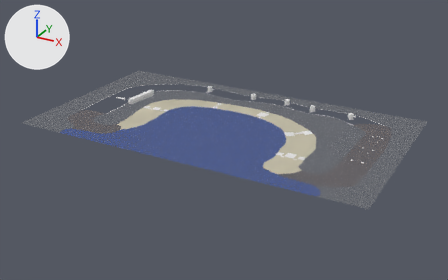
Renders of the FBX model models/track_resort.fbx from each side of a commit.
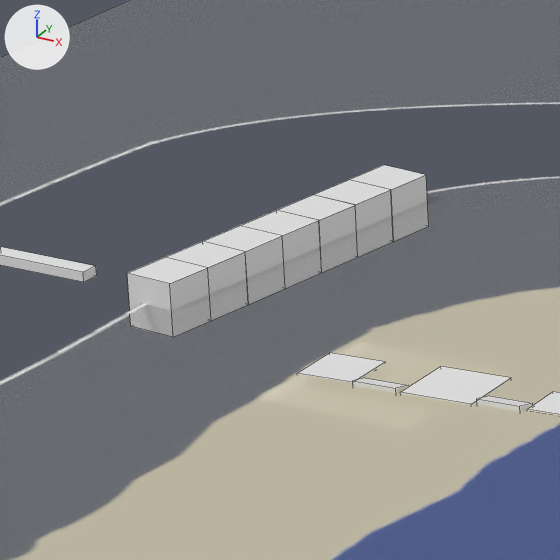
Old and new are each drawn whole from a 50 mm lens placed at (109.5, -168.2, 87.4), pointed at (6.7, 18.6, -6.0) and again close up on the part from 26% to 37% of the width and 27% to 44% of the height. Lighting does not change. The marker at upper left points along +X, +Y and +Z. The close-ups show mesh edges as thin lines. Objects named as collision shapes, trigger or cutter boxes, shadow casters or lower levels of detail are left out. Where no turn or scale is listed for an object, it has been applied to the vertices. Vertices at the same position are counted once.

The first close-up shows 'magnetpad.004', 'magnetpad.008', 'solid_rail_smooth', 'startline', 'track'.
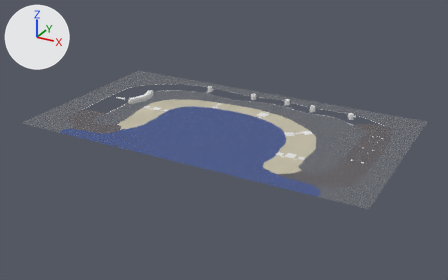
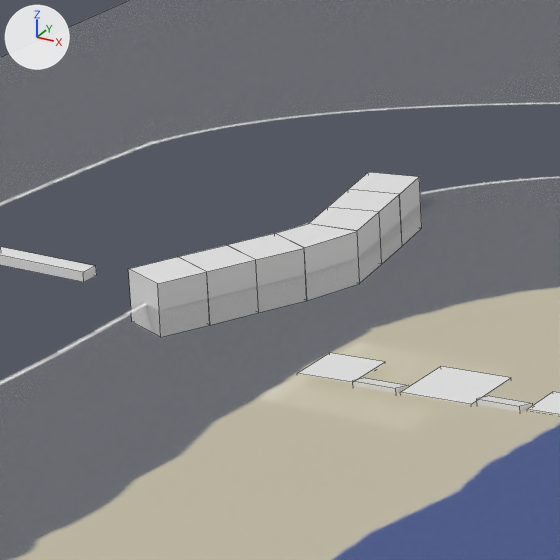
Pixel boxes [x1, y1, x2, y2] of what changed, in the close-ups (560 x 560 px; the box of a moved part takes in the faces that stretch with it):
'solid_rail_smooth', reshaped
    before: [127, 165, 429, 337]
    after: [128, 172, 422, 337]
part 1 of me_rail_001, moved or reshaped
    before: [127, 257, 211, 337]
    after: [128, 257, 210, 337]
part 2 of me_rail_001, moved or reshaped
    before: [166, 241, 248, 321]
    after: [179, 245, 259, 325]
part 3 of me_rail_001, moved or reshaped
    before: [204, 226, 285, 305]
    after: [227, 233, 307, 313]
part 4 of me_rail_001, moved or reshaped
    before: [314, 180, 393, 257]
    after: [328, 189, 402, 264]
part 5 of me_rail_001, moved or reshaped
    before: [349, 165, 429, 242]
    after: [349, 172, 422, 246]
part 6 of me_rail_001, moved or reshaped
    before: [240, 195, 358, 288]
    after: [275, 207, 382, 301]

Edits to the bpy script that builds the scene:
```text
Change me_rail_001:
    used by ob_solid_rail_smooth; location = (0.0, 0.0, 0.0)
    remove me_rail_001.from_pydata(...)  # 84 vertices, 42 faces; spans x -39.96..-36.75, y 22.18..36.35, z -1.0..1.0
    add me_rail_001.from_pydata(...)  # 84 vertices, 42 faces; spans x -40.18..-35.4, y 21.95..35.88, z -1.0..1.0
    me_rail_001 part 1: the loose piece of 8 vertices spanning x -39.96..-37.79, y 22.18..24.34, z -1.0..1.0 is turned -17.8 degrees about the z axis through its middle
    me_rail_001 part 2: the loose piece of 8 vertices spanning x -39.78..-37.62, y 24.18..26.34, z -1.0..1.0 is turned -17.8 degrees about the z axis through its middle, then moved by (0.6, -0.15, 0.0)
    me_rail_001 part 3: the loose piece of 8 vertices spanning x -39.61..-37.44, y 26.18..28.34, z -1.0..1.0 is turned -17.8 degrees about the z axis through its middle, then moved by (1.2, -0.3, 0.0)
    me_rail_001 part 4: the loose piece of 8 vertices spanning x -39.09..-36.92, y 32.18..34.35, z -1.0..1.0 is turned 18.5 degrees about the z axis through its middle, then moved by (0.9, -0.55, 0.0)
    me_rail_001 part 5: the loose piece of 8 vertices spanning x -38.91..-36.75, y 34.18..36.35, z -1.0..1.0 is turned 18.5 degrees about the z axis through its middle, then moved by (0.25, -0.59, 0.0)
    me_rail_001 part 6: 44 of 84 vertices moved; they spanned x -39.96..-36.75, y 22.19..36.35, z -1.0..1.0 and now span x -40.18..-35.4, y 21.96..35.88, z -1.0..1.0; mean shift (1.15, -0.4, 0.0); largest move (-39.26, 30.35, -1.0) -> (-37.39, 29.67, -1.0)
```
